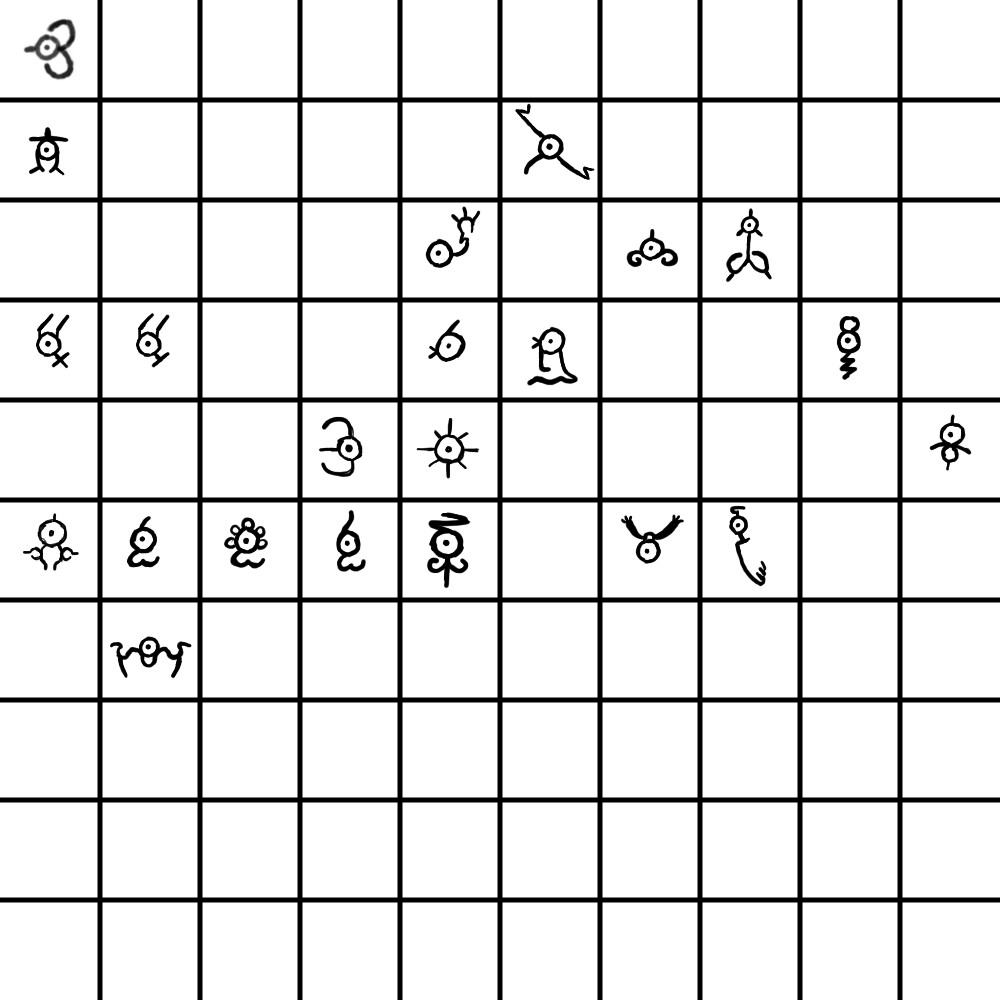
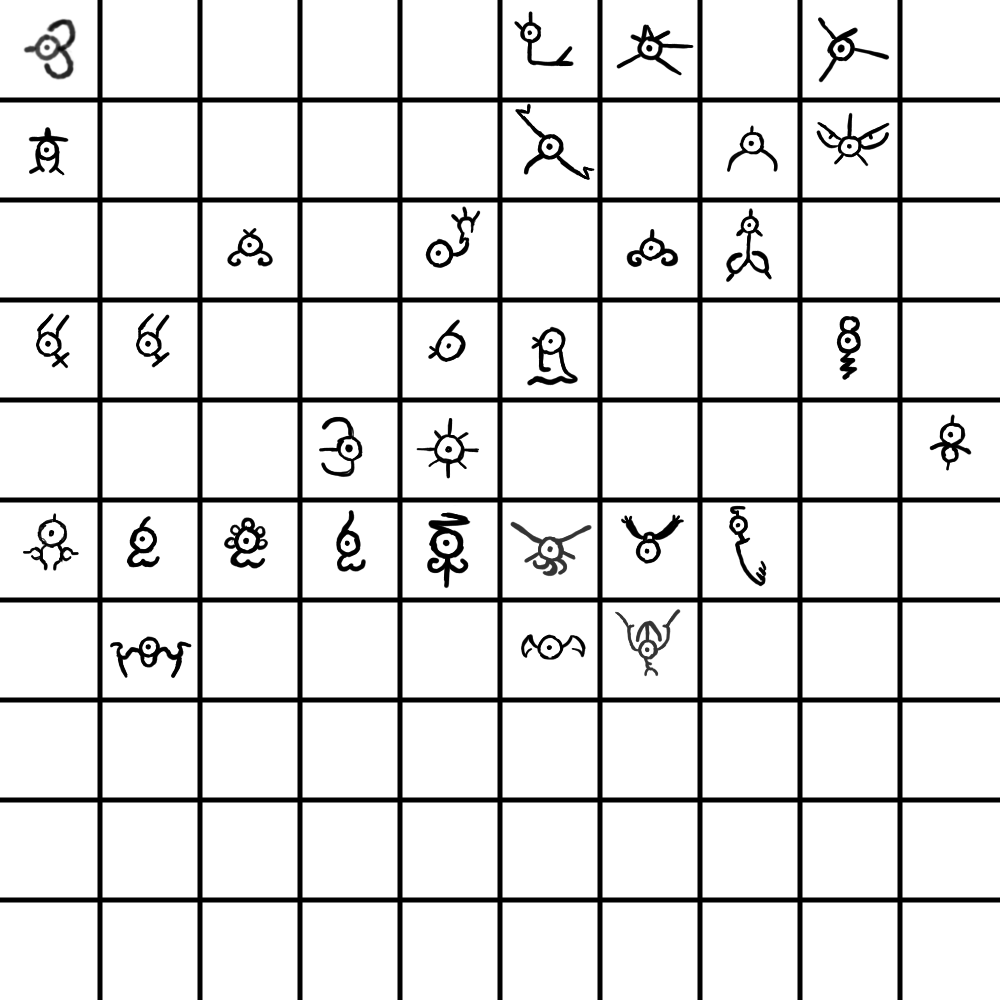
Two versions of the same layered image (1000px x 1000px). Layer-by-layer changes:
painted on "Paint Layer 1" over 227, 11, 890, 677
